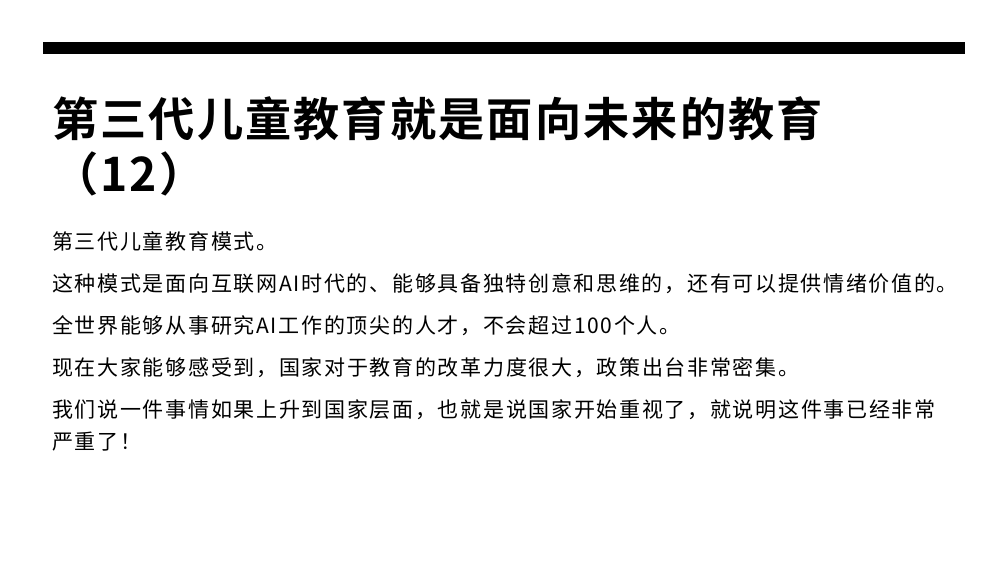
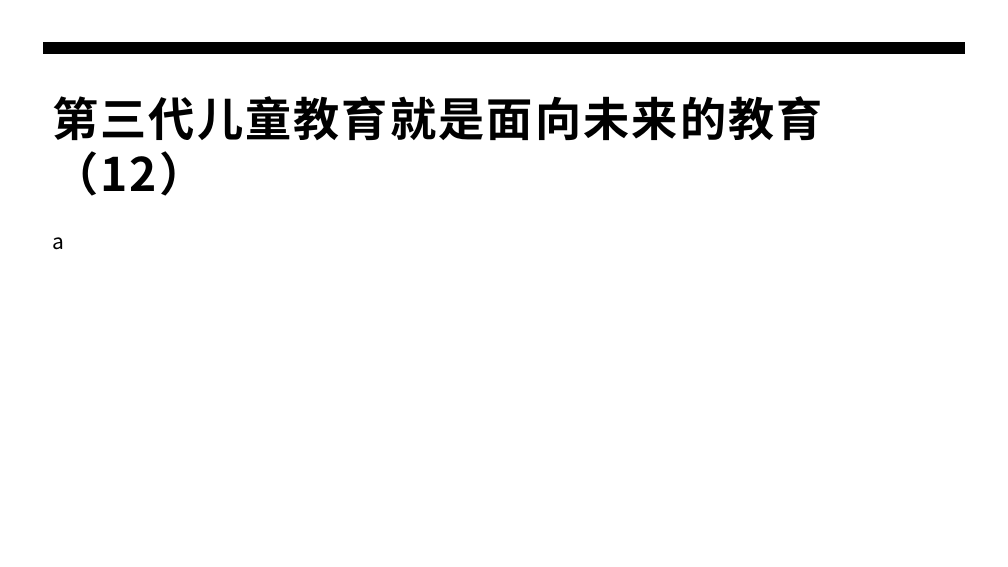
Before and after one commit to panxibei/writing, a slide deck: slide 24 of 44_心理学/24_浥尘伙伴社团原创：浥尘智慧家长课堂/AI时代高智慧家长私教课/父母公开课/父母公开课.pptx (slide 14 before the commit). Drawn at 1008x567 pixels with LibreOffice and Linux fonts; fonts in the diff are those of the drawing. Boxes give left, top, right and bottom in pixels: in the first picture for what was removed or moved away, otherwise in the second. Text is boxed around its words. In the diff, an @@ line names an element or a change of style, - is before the commit and + after.

```diff
--- a/44_心理学/24_浥尘伙伴社团原创：浥尘智慧家长课堂/AI时代高智慧家长私教课/父母公开课/父母公开课.pptx
+++ b/44_心理学/24_浥尘伙伴社团原创：浥尘智慧家长课堂/AI时代高智慧家长私教课/父母公开课/父母公开课.pptx
@@ text at box(52, 237, 64, 250): text changed @@
-第三代儿童教育模式。
-这种模式是面向互联网AI时代的、能够具备独特创意和思维的，还有可以提供情绪价值的。
-全世界能够从事研究AI工作的顶尖的人才，不会超过100个人。
-现在大家能够感受到，国家对于教育的改革力度很大，政策出台非常密集。
-我们说一件事情如果上升到国家层面，也就是说国家开始重视了，就说明这件事已经非常严重了！
+a
```
Also in this commit, not shown: 10 slides added.
